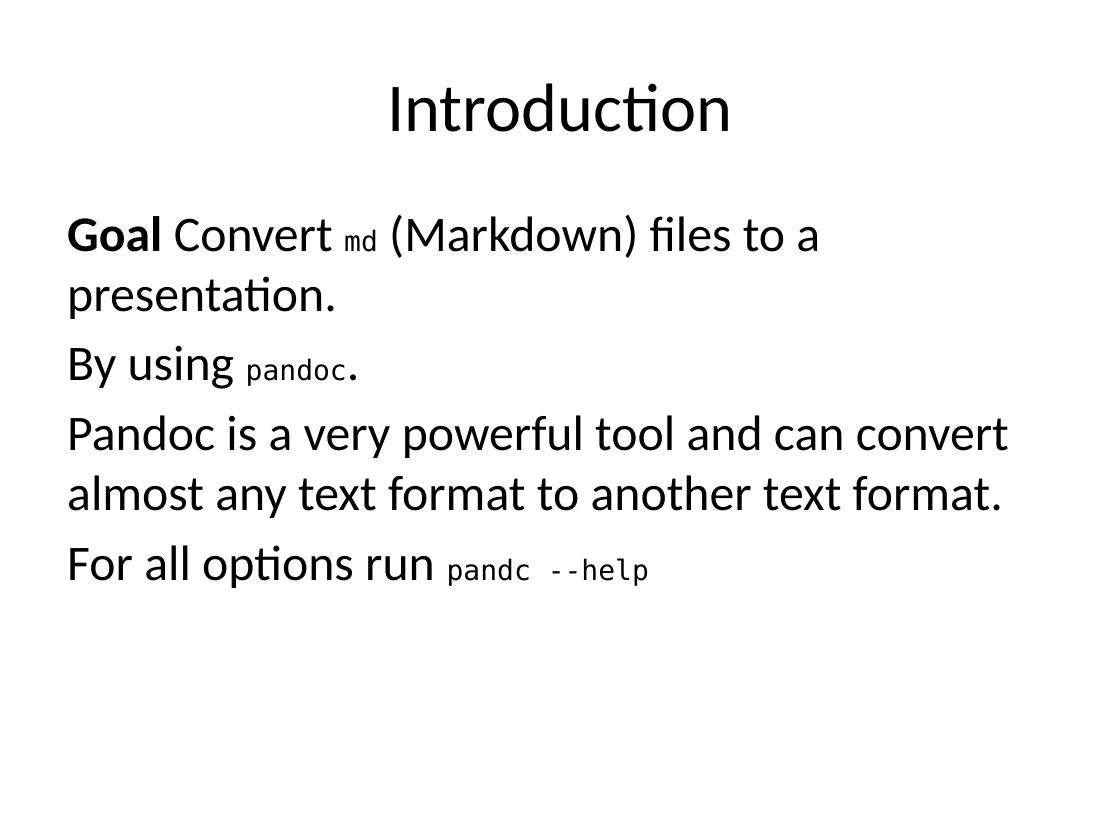
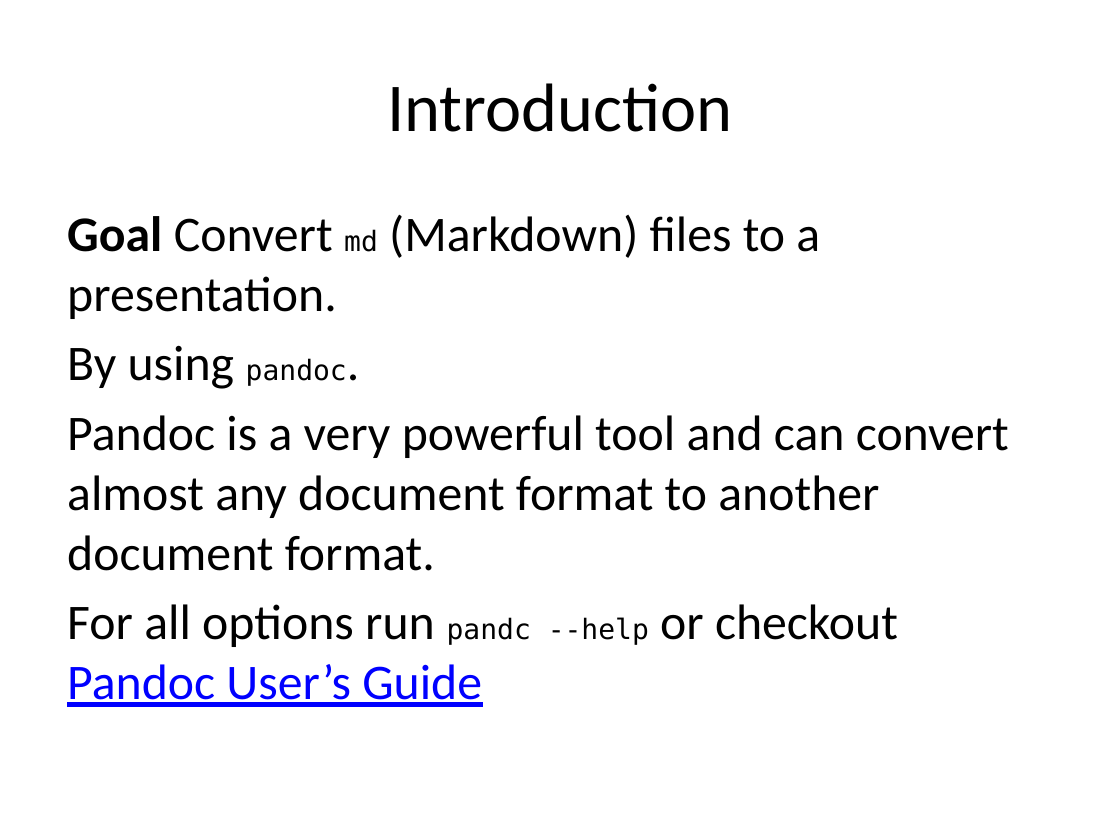
Before and after one commit to kabl/pandoc-example, a slide deck: slide 2 of generated/presentation.pptx. Drawn at 1120x840 pixels with LibreOffice and Linux fonts; fonts in the diff are those of the drawing. Boxes give left, top, right and bottom in pixels: in the first picture for what was removed or moved away, otherwise in the second. Text is boxed around its words. In the diff, an @@ line names an element or a change of style, - is before the commit and + after.

```diff
--- a/generated/presentation.pptx
+++ b/generated/presentation.pptx
@@ text at [67,415,1009,707]: text changed @@
-Pandoc is a very powerful tool and can convert almost any text format to another text format.
-For all options run pandc --help
+Pandoc is a very powerful tool and can convert almost any document format to another document format.
+For all options run pandc --help or checkout Pandoc User’s Guide
```
Also in this commit, not shown: 1 other slide changed, 5 other files.
